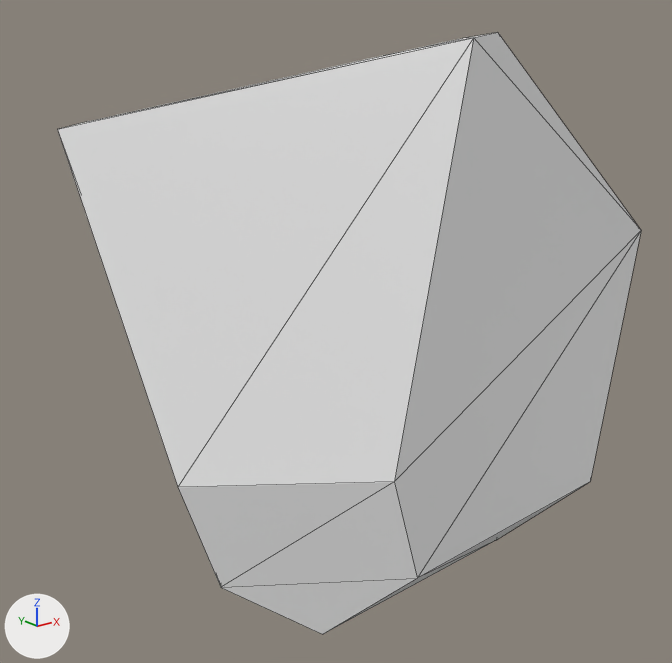
The OBJ model assets/pieces/potato_train/potato_0033.obj: old version first, new version second.
The view is the same before and after, from a 50 mm camera at (-0.0294, -0.034, 0.0115) aimed at (-0.002, 0.0002, -0.0022). Arrows for +X, +Y and +Z are at lower left; the lights stay in place. The picture after the commit comes second. Mesh edges are drawn as thin lines. Where no turn or scale is listed for an object, it has been applied to the vertices.

Names of what the first picture shows: 'potato_0033'.
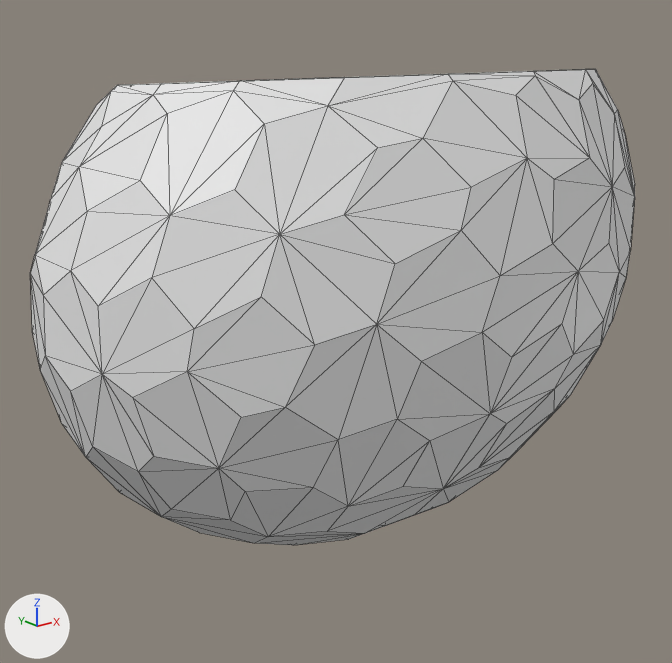
Pixel boxes (x1, y1, x2, y2) of what changed, in the pictures (672 x 663 px):
```json
{"object": "potato_0033", "change": "reshaped", "before": [58, 32, 641, 634], "after": [30, 69, 635, 545], "on screen": "21% shorter"}
```

The change, as JSON lines over the scene's bpy script:
```json
{"block": "me_potato_0033", "where": "# used by ob_potato_0033; location = (0.0, 0.0, 0.0)"}
{"op": "remove", "block": "me_potato_0033", "code": "me_potato_0033.from_pydata(...)  # 20 vertices, 36 faces; spans x -0.0141..0.0157, y -0.0131..0.0108, z -0.014..0.0118"}
{"op": "add", "block": "me_potato_0033", "code": "me_potato_0033.from_pydata(...)  # 206 vertices, 408 faces; spans x -0.0161..0.0166, y -0.0097..0.0073, z -0.0128..0.0103"}
{"block": "me_potato_0033", "change": "me_potato_0033 part 1: the whole mesh is rebuilt"}
```
